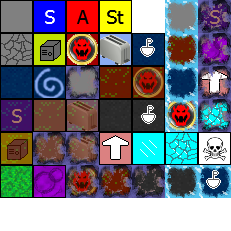
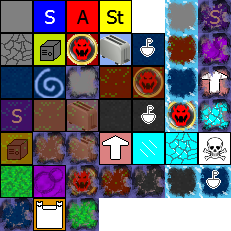
Revision of a layered (231, 231) image; what changed, layer by layer:
painted on "Tainted Layer" over (0, 198, 99, 231)
painted on "spaces_new.png" over (0, 198, 99, 231)
